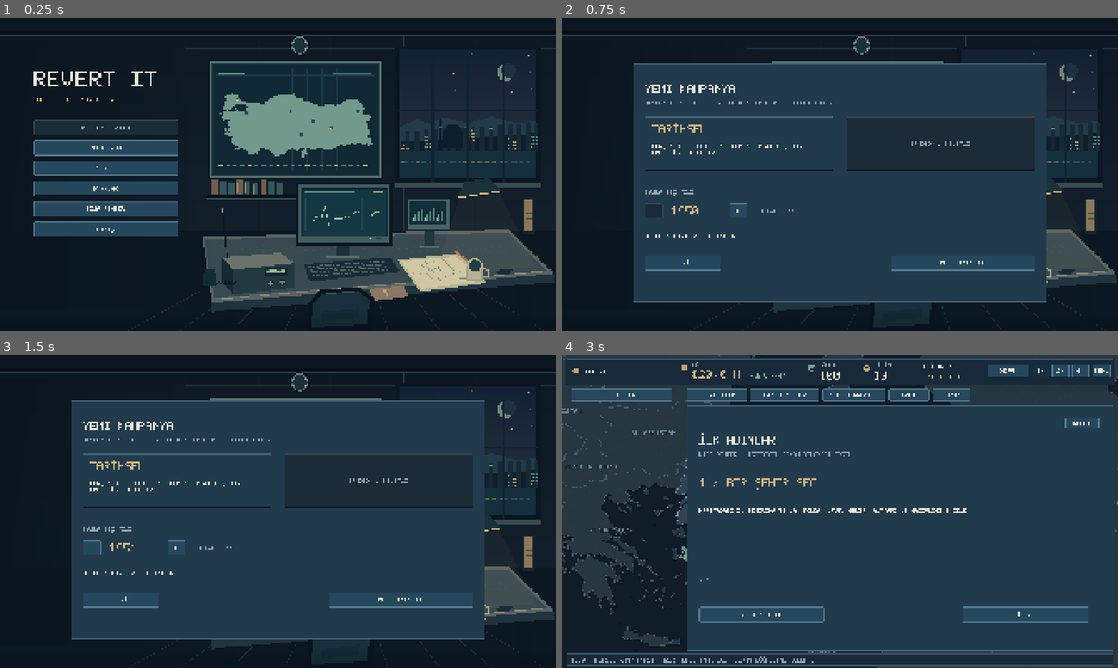
Above: before the commit, frames 1-4 (two rows, left to right).
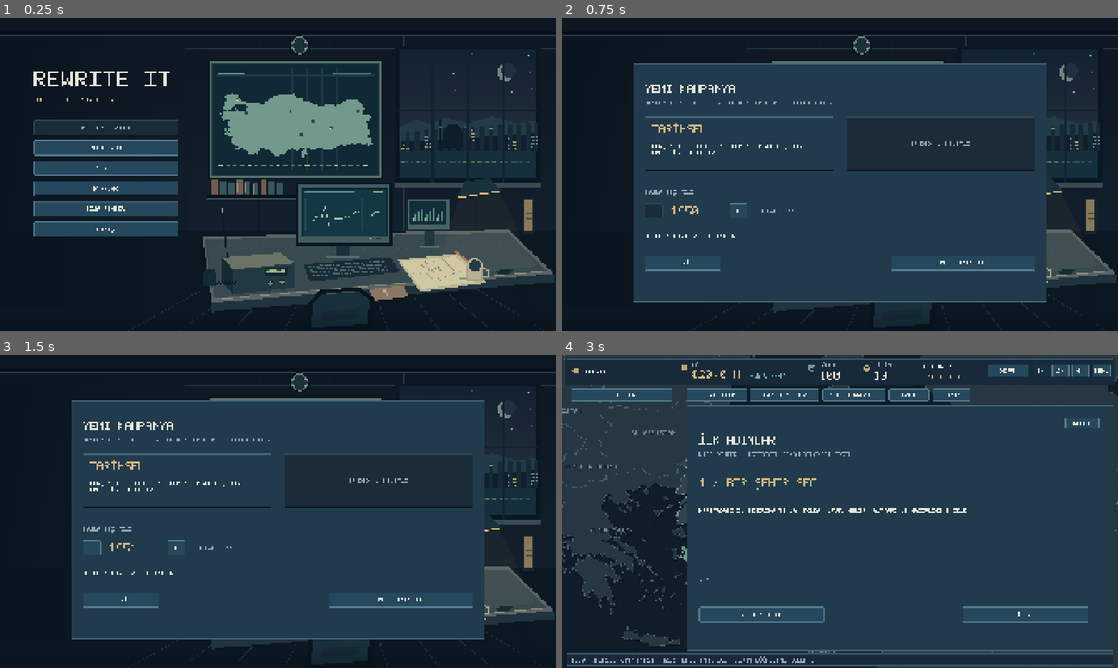
Above: after the commit, the same moments.

Repository: barissahin06/civil-game-jam
Game: Godot game, scene res://core/scenes/main.tscn
The game is run twice, just before and just after one commit, with the same random seed, the same clock (stepped at 60 frames per second) and the same inputs.
Inputs:
- Up to frame 1 (0.25 s): no input
- Up to frame 2 (0.75 s): click "YENİ OYUN" at 0.5 s
- Up to frame 3 (1.5 s): click "+" at 1.25 s
- Up to frame 4 (3 s): click "-" at 2 s; click "KAMPANYAYI AÇ" at 2.75 s

The runs differ from the first frame. In frame 1, 0.2% of the frame differs, in the area x 11-31%, y 17-22%; in frame 2, nothing differs; in frame 3, nothing differs; in frame 4, less than 0.1%.

Commit message:
Rename project and add custom cursors
This change renames the project branding from Revert it to Rewrite it across docs, export metadata, project settings, and Windows packaging checks. It also adds a native cursor art pipeline under art/production/ui/cursors with source authoring, export scripts, and generated preview assets for arrow, pointing, move, can-drop, and forbidden states. The UI preview now installs and resets these custom hardware cursors at runtime, keeping the cursor contract aligned with the art guide and the preview presentation.

Diff:
--- a/our-game/project.godot
+++ b/our-game/project.godot
@@ -10,7 +10,7 @@
 
 [application]
 
-config/name="Revert it"
+config/name="Rewrite it"
 run/main_scene="res://core/scenes/main.tscn"
 config/use_custom_user_dir=true
 config/custom_user_dir_name="Godot/app_userdata/Civil Game Jam"
@@ -28,7 +28,7 @@
 
 [dotnet]
 
-project/assembly_name="RevertIt"
+project/assembly_name="RewriteIt"
 
 [rendering]
 
--- a/our-game/tests/integration/package_smoke.gd
+++ b/our-game/tests/integration/package_smoke.gd
@@ -11,7 +11,7 @@
 	root.size = Vector2i(1920, 1080)
 	root.content_scale_size = root.size
 	if not _require(
-		ProjectSettings.get_setting("application/config/name") == "Revert it", "game brand"
+		ProjectSettings.get_setting("application/config/name") == "Rewrite it", "game brand"
 	):
 		return
 	if not _require(OS.get_user_data_dir().get_file() == "Civil Game Jam", "legacy save directory"):
--- a/our-game/ui_preview/campaign/campaign_screens.gd
+++ b/our-game/ui_preview/campaign/campaign_screens.gd
@@ -27,7 +27,7 @@
 
 
 func _menu() -> void:
-	UI.text(_content, "REVERT IT", Rect2(0, 0, 520, 90), 72, UI.INK)
+	UI.text(_content, "REWRITE IT", Rect2(0, 0, 520, 90), 72, UI.INK)
 	UI.text(_content, "TARİHSEL AFET STRATEJİSİ", Rect2(0, 104, 520, 28), 18, UI.GOLD)
 	_line(Rect2(0, 146, 500, 2), UI.GOLD)
 	var automatic: Dictionary = _shell.saves.slot_summaries()[0]
--- a/our-game/ui_preview/campaign/hud.gd
+++ b/our-game/ui_preview/campaign/hud.gd
@@ -22,7 +22,7 @@
 	mouse_filter = Control.MOUSE_FILTER_IGNORE
 	UI.panel(self, Rect2(12, 12, 1896, 92))
 	UI.icon(self, 11, Vector2(32, 40), UI.GOLD)
-	UI.text(self, "REVERT IT", Rect2(82, 44, 300, 28))
+	UI.text(self, "REWRITE IT", Rect2(82, 44, 300, 28))
 	UI.icon(self, 0, Vector2(406, 28), UI.GOLD)
 	UI.text(self, "BÜTÇE", Rect2(450, 24, 190, 24), 18, UI.MUTED)
 	_budget = UI.text(self, "", Rect2(450, 44, 196, 42), 36, UI.GOLD)
--- a/our-game/ui_preview/main_preview.gd
+++ b/our-game/ui_preview/main_preview.gd
@@ -39,6 +39,7 @@
 
 func _ready() -> void:
 	texture_filter = CanvasItem.TEXTURE_FILTER_NEAREST
+	UI.install_cursors()
 	theme = Theme.new()
 	theme.default_font = UI.FONT
 	theme.default_font_size = 18
@@ -81,6 +82,10 @@
 	if not _testing():
 		return_to_main_menu()
 	_refresh_views()
+
+
+func _exit_tree() -> void:
+	UI.reset_cursors()
 
 
 func return_to_main_menu() -> void:
--- a/our-game/ui_preview/shared/ui_kit.gd
+++ b/our-game/ui_preview/shared/ui_kit.gd
@@ -9,6 +9,47 @@
 const MUTED := Color("91a7b3")
 const GOLD := Color("d3b782")
 const TEAL := Color("7eaea0")
+
+
+static func install_cursors() -> void:
+	if DisplayServer.get_name() == "headless":
+		return
+	Input.set_custom_mouse_cursor(
+		preload("res://ui_preview/assets/cursor_arrow.png"), Input.CURSOR_ARROW, Vector2(3, 3)
+	)
+	Input.set_custom_mouse_cursor(
+		preload("res://ui_preview/assets/cursor_pointing.png"),
+		Input.CURSOR_POINTING_HAND,
+		Vector2(12, 3)
+	)
+	Input.set_custom_mouse_cursor(
+		preload("res://ui_preview/assets/cursor_move.png"), Input.CURSOR_MOVE, Vector2(15, 15)
+	)
+	Input.set_custom_mouse_cursor(
+		preload("res://ui_preview/assets/cursor_move.png"), Input.CURSOR_DRAG, Vector2(15, 15)
+	)
+	Input.set_custom_mouse_cursor(
+		preload("res://ui_preview/assets/cursor_can_drop.png"),
+		Input.CURSOR_CAN_DROP,
+		Vector2(15, 15)
+	)
+	Input.set_custom_mouse_cursor(
+		preload("res://ui_preview/assets/cursor_forbidden.png"),
+		Input.CURSOR_FORBIDDEN,
+		Vector2(15, 15)
+	)
+
+
+static func reset_cursors() -> void:
+	for shape in [
+		Input.CURSOR_ARROW,
+		Input.CURSOR_POINTING_HAND,
+		Input.CURSOR_MOVE,
+		Input.CURSOR_DRAG,
+		Input.CURSOR_CAN_DROP,
+		Input.CURSOR_FORBIDDEN
+	]:
+		Input.set_custom_mouse_cursor(null, shape)
 
 
 static func atlas(texture: Texture2D, region: Rect2) -> AtlasTexture:
Not shown, changed: our-game/export_presets.cfg
Binary file added: our-game/ui_preview/assets/cursor_arrow.png
Not shown, added: our-game/ui_preview/assets/cursor_arrow.png.import
Binary file added: our-game/ui_preview/assets/cursor_can_drop.png
Not shown, added: our-game/ui_preview/assets/cursor_can_drop.png.import
Binary file added: our-game/ui_preview/assets/cursor_forbidden.png
Not shown, added: our-game/ui_preview/assets/cursor_forbidden.png.import
Binary file added: our-game/ui_preview/assets/cursor_move.png
Not shown, added: our-game/ui_preview/assets/cursor_move.png.import
Binary file added: our-game/ui_preview/assets/cursor_pointing.png
Not shown, added: our-game/ui_preview/assets/cursor_pointing.png.import
Not shown, changed: AGENTS.md
(and 14 more such lines)
